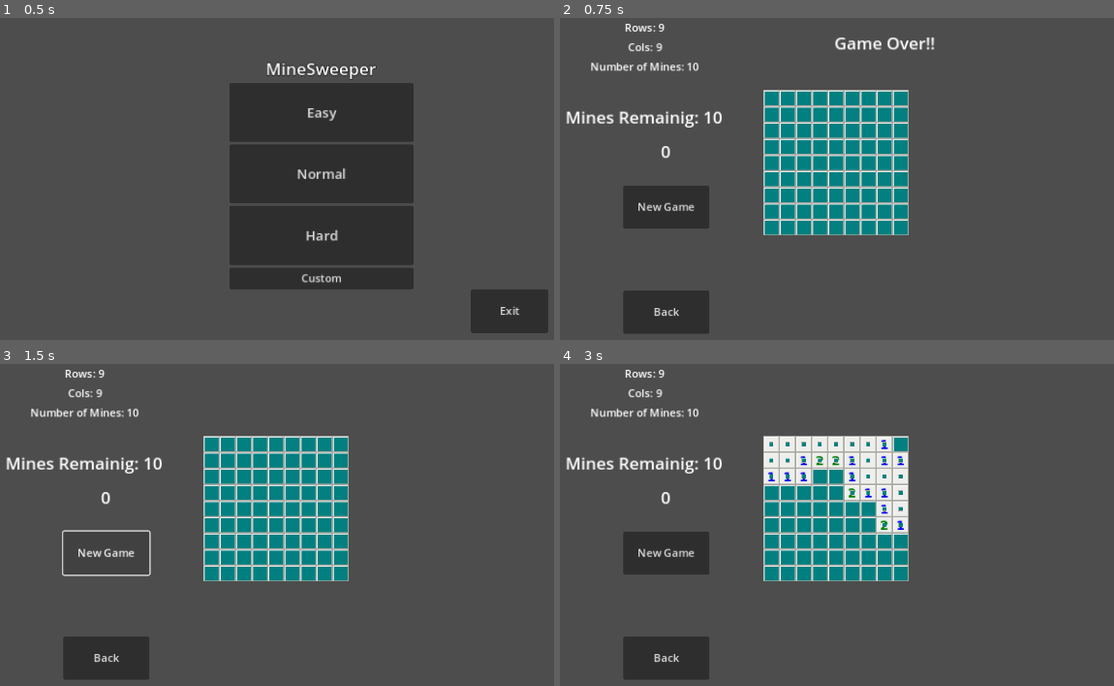
Above: before the commit, frames 1-4 (two rows, left to right).
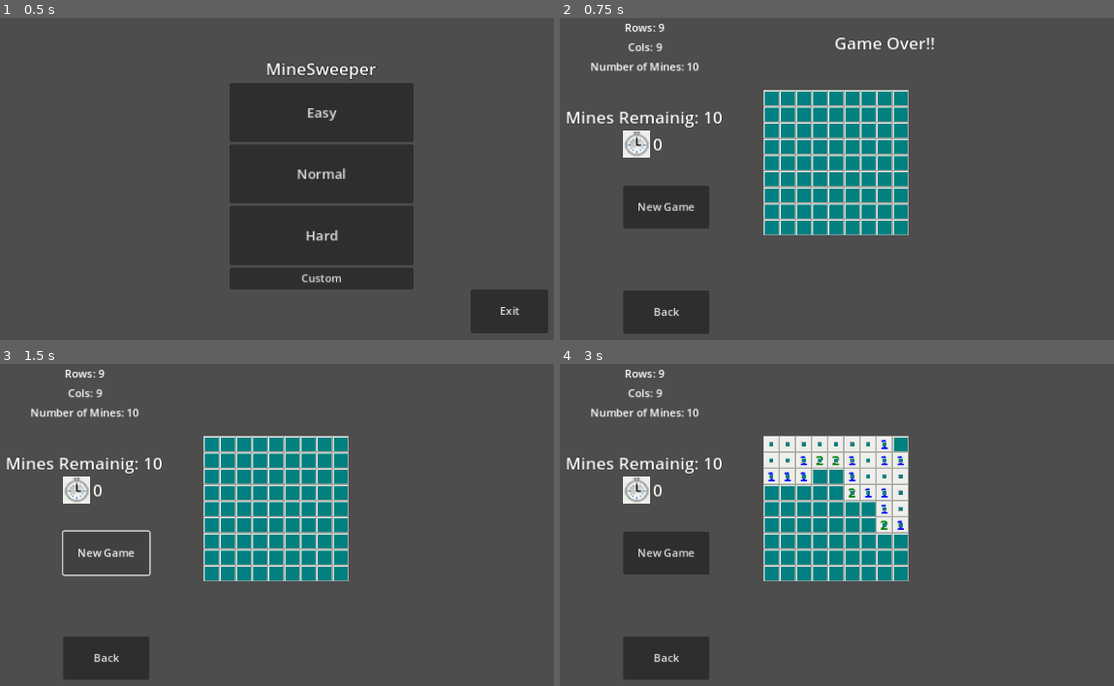
Above: after the commit, the same moments.

Repository: PudWin14/Go_Minas
Game: Godot game, scene res://Scenes/main.tscn
Two runs of this game, one before a commit and one after it. Both use one fixed random seed, a clock stepped at 60 frames per second and the inputs below.
Inputs (mouse positions are in pixels of both pictures, inside the frame that each line leads up to):
- Up to frame 1 (0.5 s): no input
- Up to frame 2 (0.75 s): click "Easy" at 0.5 s
- Up to frame 3 (1.5 s): click "New Game" at 1.25 s
- Up to frame 4 (3 s): click "New Game" at 2 s; click (770, 444) at 2.75 s

Frame 1 is identical in both runs. In frame 2, 0.6% of the frame differs, in the area x 1-68%, y 6-44%; in frame 3, 0.6%; in frame 4, 0.6%.

Commit message:
Added an icon to the clock

Diff:
--- a/Resources/hud_font.tres
+++ b/Resources/hud_font.tres
@@ -2,3 +2,5 @@
 
 [resource]
 font_size = 25
+outline_size = 2
+outline_color = Color(0, 0, 0, 1)
--- a/Scenes/HUD.gd
+++ b/Scenes/HUD.gd
@@ -60,7 +60,7 @@
 
 
 func update_time(time):
-	$TimeLabel.text = str(time)
+	$TimeHBoxContainer/TimeLabel.text = str(time)
 
 func update_remaining_mines(remainig):
 	$RemainingLabel.text = "Mines Remainig: " + str(remainig)
--- a/Scenes/hud.tscn
+++ b/Scenes/hud.tscn
@@ -1,7 +1,8 @@
-[gd_scene load_steps=3 format=3 uid="uid://cmxc644cqh1ho"]
+[gd_scene load_steps=4 format=3 uid="uid://cmxc644cqh1ho"]
 
 [ext_resource type="Script" path="res://Scenes/HUD.gd" id="1_6yglb"]
 [ext_resource type="LabelSettings" uid="uid://32m2pxmmpg5w" path="res://Resources/hud_font.tres" id="2_fc7d2"]
+[ext_resource type="Texture2D" uid="uid://efynp4s0jo00" path="res://Assets/Minesweeper_LAZARUS_21x21_clock.png" id="3_fhgvs"]
 
 [node name="HUD" type="CanvasLayer"]
 process_mode = 3
@@ -110,20 +111,6 @@
 horizontal_alignment = 1
 vertical_alignment = 1
 
-[node name="TimeLabel" type="Label" parent="."]
-anchors_preset = 4
-anchor_top = 0.5
-anchor_bottom = 0.5
-offset_left = 232.0
-offset_top = -103.0
-offset_right = 280.0
-offset_bottom = -63.0
-grow_vertical = 2
-text = "0"
-label_settings = ExtResource("2_fc7d2")
-horizontal_alignment = 1
-vertical_alignment = 1
-
 [node name="RemainingLabel" type="Label" parent="."]
 offset_left = 106.0
 offset_top = 171.0
@@ -131,6 +118,25 @@
 offset_bottom = 210.0
 theme_override_font_sizes/font_size = 17
 text = "Mines Remainig: 99"
+label_settings = ExtResource("2_fc7d2")
+horizontal_alignment = 1
+vertical_alignment = 1
+
+[node name="TimeHBoxContainer" type="HBoxContainer" parent="."]
+offset_left = 192.0
+offset_top = 210.0
+offset_right = 250.0
+offset_bottom = 250.0
+metadata/_edit_group_ = true
+
+[node name="ClockTexture" type="TextureRect" parent="TimeHBoxContainer"]
+layout_mode = 2
+texture = ExtResource("3_fhgvs")
+expand_mode = 2
+
+[node name="TimeLabel" type="Label" parent="TimeHBoxContainer"]
+layout_mode = 2
+text = "0"
 label_settings = ExtResource("2_fc7d2")
 horizontal_alignment = 1
 vertical_alignment = 1
